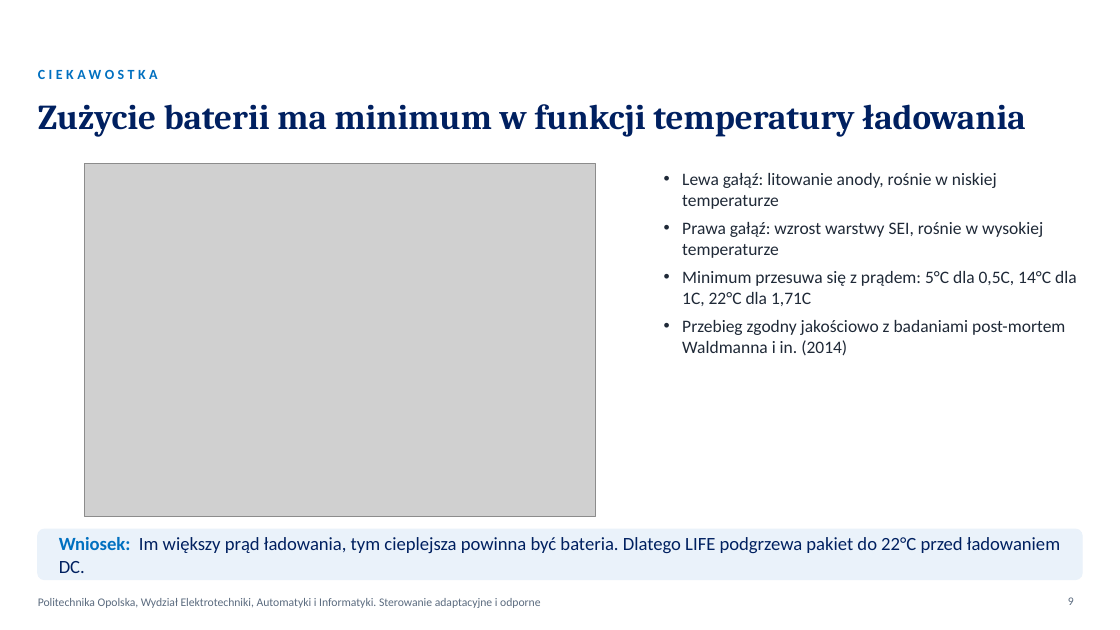
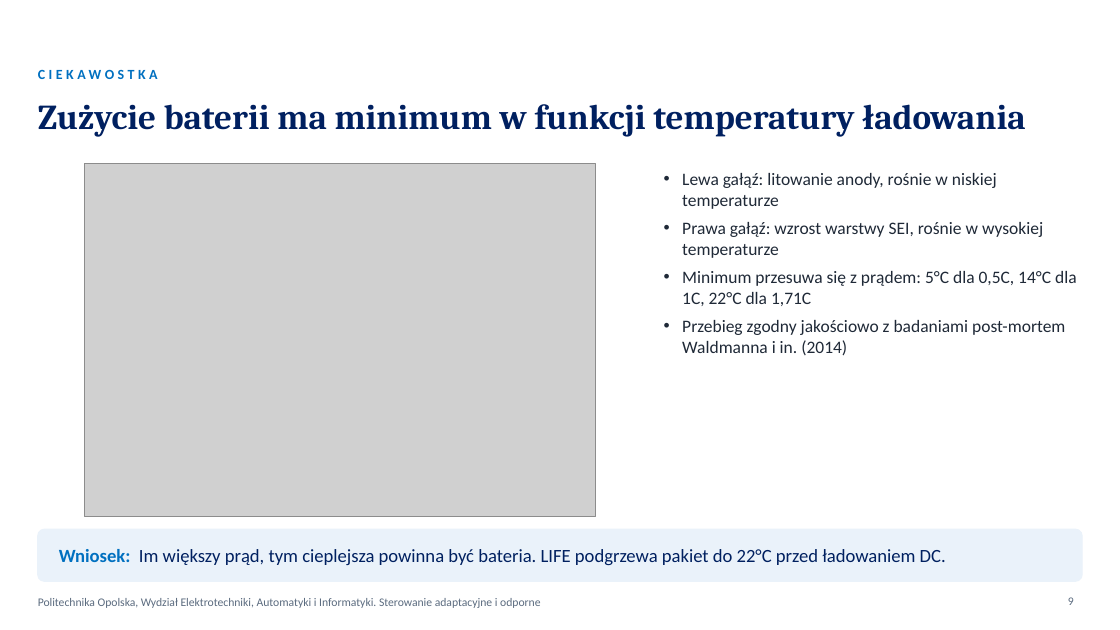
Before and after one commit to KarolFabianek/Adaptive-and-robust-control, a slide deck: slide 9 of Prezentacja/BTMS_PROJEKT_FABIANEK_FORTUNA.pptx. Drawn at 1120x630 pixels with LibreOffice and Linux fonts; fonts in the diff are those of the drawing; grey boxes stand for pictures; background and template pictures are left out. Boxes give left, top, right and bottom in pixels: in the first picture for what was removed or moved away, otherwise in the second. Text is boxed around its words. In the diff, an @@ line names an element or a change of style, - is before the commit and + after.

```diff
--- a/Prezentacja/BTMS_PROJEKT_FABIANEK_FORTUNA.pptx
+++ b/Prezentacja/BTMS_PROJEKT_FABIANEK_FORTUNA.pptx
@@ rounded rectangle at <box>38,529,1082,581</box>: proportions changed @@
@@ text at <box>59,549,946,566</box>: text changed @@
-Wniosek: Im większy prąd ładowania, tym cieplejsza powinna być bateria. Dlatego LIFE podgrzewa pakiet do 22°C przed ładowaniem DC.
+Wniosek: Im większy prąd, tym cieplejsza powinna być bateria. LIFE podgrzewa pakiet do 22°C przed ładowaniem DC.
```
Also in this commit, not shown: 26 other slides changed, 8 other files.
